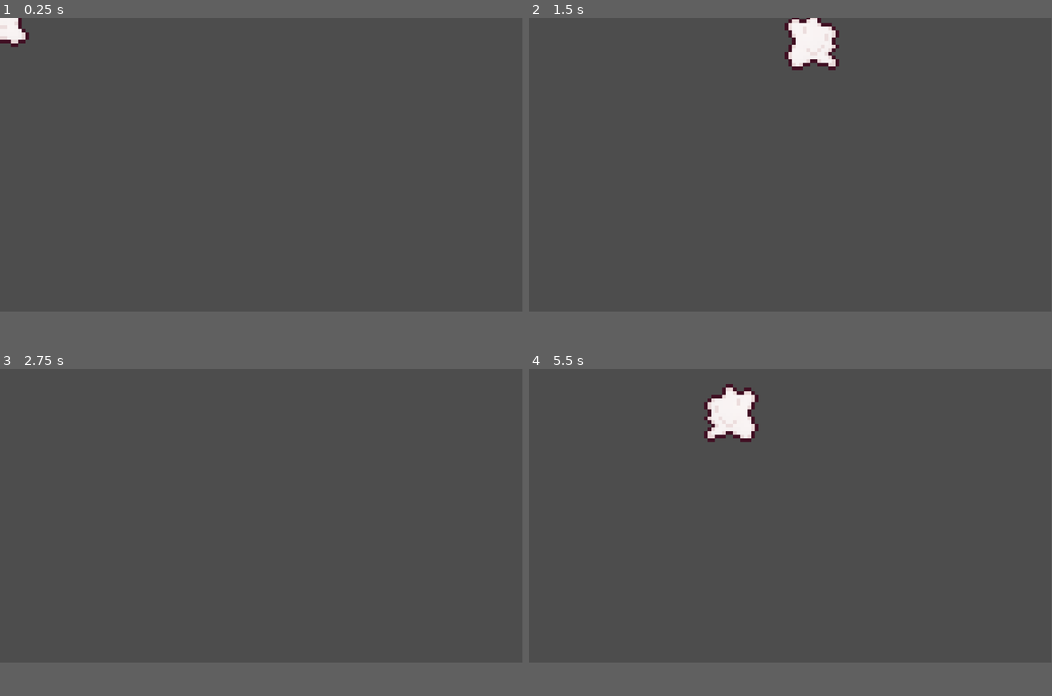
Above: before the commit, frames 1-4 (two rows, left to right).
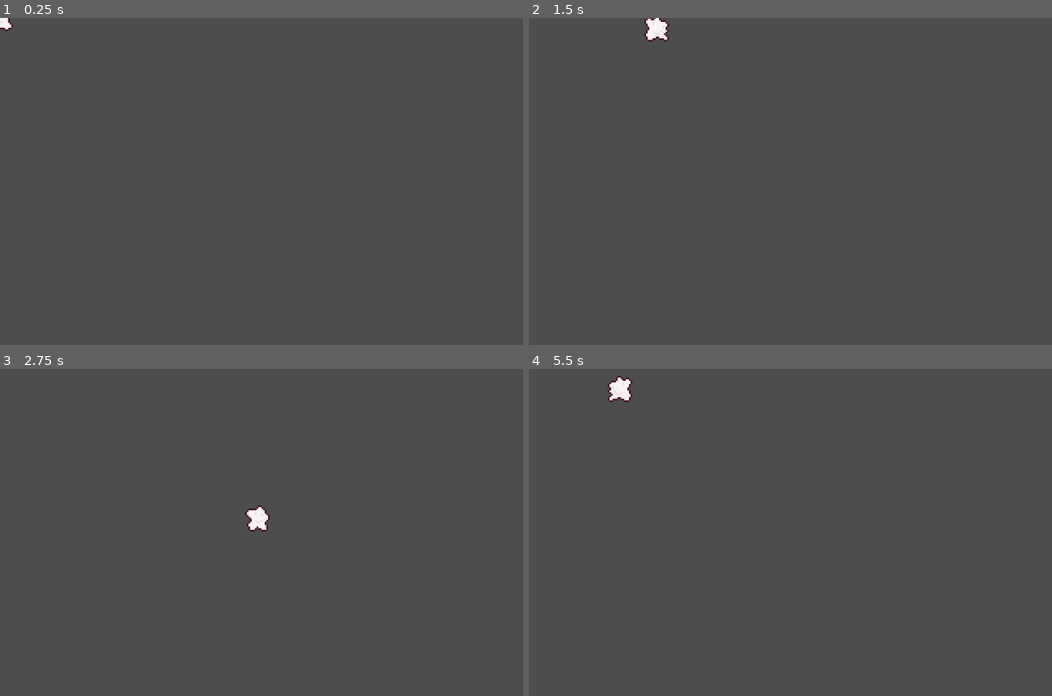
Above: after the commit, the same moments.

Repository: emrysshevek/anti-virus
Game: Godot game, scene res://tester.tscn
Two runs of this game, one before a commit and one after it. Both use one fixed random seed, a clock stepped at 60 frames per second and the inputs below.
Inputs:
- Up to frame 1 (0.25 s): no input
- Up to frame 2 (1.5 s): hold D (move_right) 0.53-1.28 s; hold S (move_down) from 1.28 s (still down)
- Up to frame 3 (2.75 s): release S (move_down) at 2.03 s; hold D (move_right) from 2.03 s (still down)
- Up to frame 4 (5.5 s): release D (move_right) at 2.78 s; hold W (move_up) 2.78-3.53 s; hold A (move_left) 3.53-5.03 s; tap Enter at 5 s; hold S (move_down) from 5.03 s (still down)
The window is 799x449 before the commit and 800x500 after it. Grey fills any space a smaller window leaves; there, only what the larger window draws over its background counts as a difference.

The runs differ from the first frame. In frame 1, 0.3% of the frame differs, in the area x 0-6%, y 0-9%; in frame 2, 1.6%; in frame 3, 0.3%; in frame 4, 1.7%, in the area x 15-44%, y 2-23%.

Commit message:
added art to game
added enemy art to the game

Diff:
--- a/project.godot
+++ b/project.godot
@@ -14,6 +14,11 @@
 run/main_scene="res://tester.tscn"
 config/features=PackedStringArray("4.3", "GL Compatibility")
 config/icon="res://icon.svg"
+
+[display]
+
+window/size/viewport_width=4608
+window/size/viewport_height=2592
 
 [dotnet]
 
--- a/scenes/player/player.gd
+++ b/scenes/player/player.gd
@@ -56,3 +56,5 @@
 		velocity = velocity.limit_length(max_speed)
 
 	move_and_slide()
+
+#function to take damage from enemy
--- a/scenes/player/player.tscn
+++ b/scenes/player/player.tscn
@@ -4,8 +4,8 @@
 [ext_resource type="Resource" uid="uid://c75dnqr6kgfvo" path="res://scenes/player/player_data.tres" id="2_wei58"]
 [ext_resource type="Texture2D" uid="uid://cvqg8onsc8p1e" path="res://scenes/player/player.png" id="3_vbhxh"]
 
-[sub_resource type="RectangleShape2D" id="RectangleShape2D_iehis"]
-size = Vector2(128, 128)
+[sub_resource type="CircleShape2D" id="CircleShape2D_ddd3e"]
+radius = 64.0
 
 [sub_resource type="Animation" id="Animation_sq3cd"]
 resource_name = "idle"
@@ -59,7 +59,7 @@
 hframes = 4
 
 [node name="collision_box" type="CollisionShape2D" parent="."]
-shape = SubResource("RectangleShape2D_iehis")
+shape = SubResource("CircleShape2D_ddd3e")
 
 [node name="player_animation" type="AnimationPlayer" parent="."]
 libraries = {
Binary file added: assets/bg_meat_tile.png
Not shown, added: assets/bg_meat_tile.png.import
Binary file added: assets/enemy_bacteriophage.png
Not shown, added: assets/enemy_bacteriophage.png.import
Binary file added: assets/enemy_flu_carrier.png
Not shown, added: assets/enemy_flu_carrier.png.import
Binary file added: assets/enemy_neurotoxic.png
Not shown, added: assets/enemy_neurotoxic.png.import
Binary file added: assets/enemy_viral_swarm.png
Not shown, added: assets/enemy_viral_swarm.png.import
